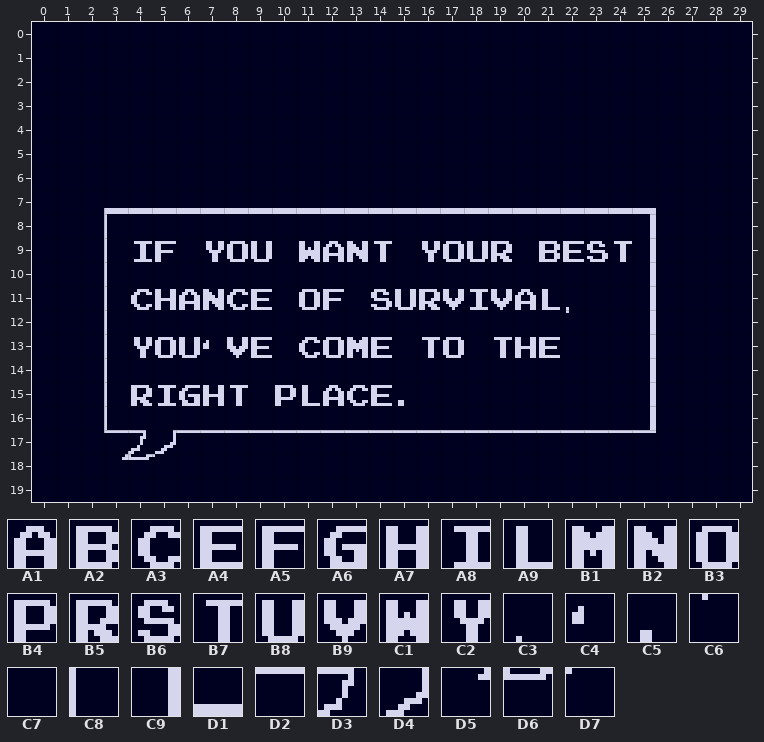
Tiled map, stored at diaFour.tmx. Above, as it was before the edit.
Cells are 8x8 px. Shown: x 0..29, y 0..19.
Key: from "dialogueFont": A1 96, A2 97, A3 98, A4 100, A5 101, A6 102, A7 103, A8 104, A9 107, B1 108, B2 128, B3 129, B4 130, B5 132, B6 133, B7 134, B8 135, B9 136, C1 137, C2 139, C3 161, C4 163, C5 165, C6 193, C7 195, C8 227, C9 292, D1 296, D2 357, D3 358, D4 359, D5 389, D6 390, D7 391.
__ is an empty cell.
Layer "Tile Layer 1" before, first column x 0:
 0 C7 C7 C7 C7 C7 C7 C7 C7 C7 C7 C7 C7 C7 C7 C7 C7 C7 C7 C7 C7 C7 C7 C7 C7 C7 C7 C7 C7 C7 C7
 1 C7 C7 C7 C7 C7 C7 C7 C7 C7 C7 C7 C7 C7 C7 C7 C7 C7 C7 C7 C7 C7 C7 C7 C7 C7 C7 C7 C7 C7 C7
 2 C7 C7 C7 C7 C7 C7 C7 C7 C7 C7 C7 C7 C7 C7 C7 C7 C7 C7 C7 C7 C7 C7 C7 C7 C7 C7 C7 C7 C7 C7
 3 C7 C7 C7 C7 C7 C7 C7 C7 C7 C7 C7 C7 C7 C7 C7 C7 C7 C7 C7 C7 C7 C7 C7 C7 C7 C7 C7 C7 C7 C7
 4 C7 C7 C7 C7 C7 C7 C7 C7 C7 C7 C7 C7 C7 C7 C7 C7 C7 C7 C7 C7 C7 C7 C7 C7 C7 C7 C7 C7 C7 C7
 5 C7 C7 C7 C7 C7 C7 C7 C7 C7 C7 C7 C7 C7 C7 C7 C7 C7 C7 C7 C7 C7 C7 C7 C7 C7 C7 C7 C7 C7 C7
 6 C7 C7 C7 C7 C7 C7 C7 C7 C7 C7 C7 C7 C7 C7 C7 C7 C7 C7 C7 C7 C7 C7 C7 C7 C7 C7 C7 C7 C7 C7
 7 C7 C7 C7 D1 D1 D1 D1 D1 D1 D1 D1 D1 D1 D1 D1 D1 D1 D1 D1 D1 D1 D1 D1 D1 D1 D1 C7 C7 C7 C7
 8 C7 C7 C7 C8 C7 C7 C7 C7 C7 C7 C7 C7 C7 C7 C7 C7 C7 C7 C7 C7 C7 C7 C7 C7 C7 C9 C7 C7 C7 C7
 9 C7 C7 C7 C8 A8 A5 C7 C2 B3 B8 C7 C1 A1 B2 B7 C7 C2 B3 B8 B5 C7 A2 A4 B6 B7 C9 C7 C7 C7 C7
10 C7 C7 C7 C8 C7 C7 C7 C7 C7 C7 C7 C7 C7 C7 C7 C7 C7 C7 C7 C7 C7 C7 C7 C7 C7 C9 C7 C7 C7 C7
11 C7 C7 C7 C8 A3 A7 A1 B2 A3 A4 C7 B3 A5 C7 B6 B8 B5 B9 A8 B9 A1 A9 C3 C7 C7 C9 C7 C7 C7 C7
12 C7 C7 C7 C8 C7 C7 C7 C7 C7 C7 C7 C7 C7 C7 C7 C7 C7 C7 C7 C7 C7 C7 C6 C7 C7 C9 C7 C7 C7 C7
13 C7 C7 C7 C8 C2 B3 B8 C4 B9 A4 C7 A3 B3 B1 A4 C7 B7 B3 C7 B7 A7 A4 C7 C7 C7 C9 C7 C7 C7 C7
14 C7 C7 C7 C8 C7 C7 C7 C7 C7 C7 C7 C7 C7 C7 C7 C7 C7 C7 C7 C7 C7 C7 C7 C7 C7 C9 C7 C7 C7 C7
15 C7 C7 C7 C8 B5 A8 A6 A7 B7 C7 B4 A9 A1 A3 A4 C5 C7 C7 C7 C7 C7 C7 C7 C7 C7 C9 C7 C7 C7 C7
16 C7 C7 C7 C8 C7 C7 C7 C7 C7 C7 C7 C7 C7 C7 C7 C7 C7 C7 C7 C7 C7 C7 C7 C7 C7 C9 C7 C7 C7 C7
17 C7 C7 C7 D2 D3 D4 D2 D2 D2 D2 D2 D2 D2 D2 D2 D2 D2 D2 D2 D2 D2 D2 D2 D2 D2 D2 C7 C7 C7 C7
18 C7 C7 C7 D5 D6 D7 C7 C7 C7 C7 C7 C7 C7 C7 C7 C7 C7 C7 C7 C7 C7 C7 C7 C7 C7 C7 C7 C7 C7 C7
19 C7 C7 C7 C7 C7 C7 C7 C7 C7 C7 C7 C7 C7 C7 C7 C7 C7 C7 C7 C7 C7 C7 C7 C7 C7 C7 C7 C7 C7 C7
The same view after the edit:
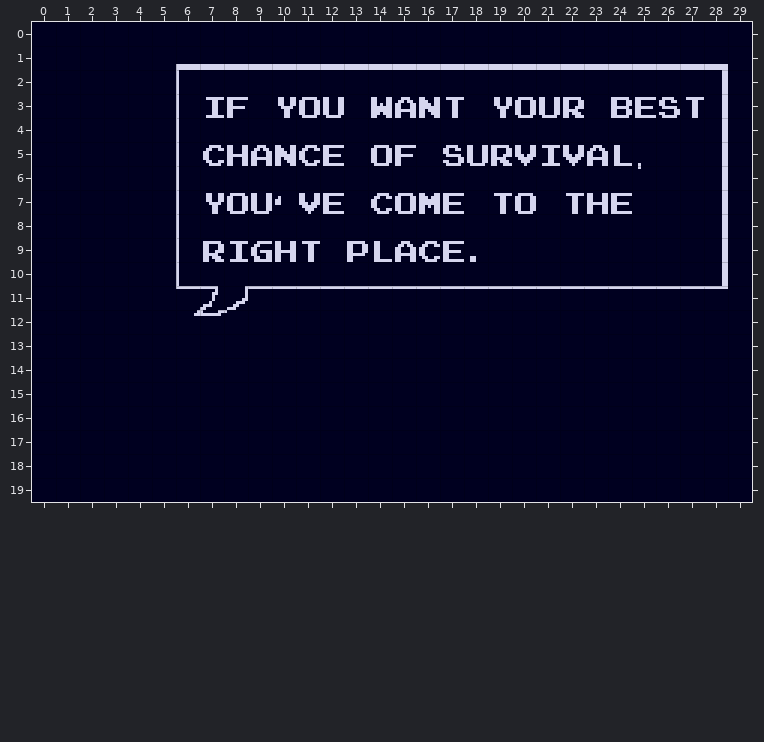
Difference:
Changed rows in their new state; .. is an unchanged cell.
Layer "Tile Layer 1":
first column x 3:
 1 .. .. .. D1 D1 D1 D1 D1 D1 D1 D1 D1 D1 D1 D1 D1 D1 D1 D1 D1 D1 D1 D1 D1 D1 D1
 2 .. .. .. C8 .. .. .. .. .. .. .. .. .. .. .. .. .. .. .. .. .. .. .. .. .. C9
 3 .. .. .. C8 A8 A5 .. C2 B3 B8 .. C1 A1 B2 B7 .. C2 B3 B8 B5 .. A2 A4 B6 B7 C9
 4 .. .. .. C8 .. .. .. .. .. .. .. .. .. .. .. .. .. .. .. .. .. .. .. .. .. C9
 5 .. .. .. C8 A3 A7 A1 B2 A3 A4 .. B3 A5 .. B6 B8 B5 B9 A8 B9 A1 A9 C3 .. .. C9
 6 .. .. .. C8 .. .. .. .. .. .. .. .. .. .. .. .. .. .. .. .. .. .. C6 .. .. C9
 7 C7 C7 C7 C8 C2 B3 B8 C4 B9 A4 C7 A3 B3 B1 A4 C7 B7 B3 C7 B7 A7 A4 C7 .. .. C9
 8 C7 .. .. C8 .. .. .. .. .. .. .. .. .. .. .. .. .. .. .. .. .. .. C7 .. .. C9
 9 C7 C7 C7 C8 B5 A8 A6 A7 B7 C7 B4 A9 A1 A3 A4 C5 C7 .. C7 C7 C7 C7 C7 .. .. C9
10 C7 .. .. C8 .. .. .. .. .. .. .. .. .. .. .. .. .. .. .. .. .. .. C7 .. .. C9
11 C7 C7 C7 D2 D3 D4 D2 D2 D2 D2 D2 D2 D2 D2 D2 D2 D2 D2 D2 D2 D2 D2 D2 D2 D2 D2
12 C7 .. .. D5 D6 D7 .. .. .. .. .. .. .. .. .. .. .. .. .. C7 .. .. C7 .. .. ..
13 C7 C7 C7 C7 C7 C7 C7 .. C7 C7 C7 C7 .. C7 C7 .. C7 C7 C7 .. .. .. C7 .. .. ..
14 C7 .. .. .. .. .. .. .. .. .. .. .. .. .. .. .. .. .. .. .. .. .. C7 .. .. ..
15 C7 C7 C7 C7 C7 C7 .. C7 C7 C7 C7 C7 C7 .. .. .. .. .. .. .. .. .. C7 .. .. ..
16 C7 .. .. .. .. .. .. .. .. .. .. .. .. .. .. .. .. .. .. .. .. .. C7 .. .. ..
17 C7 C7 C7 C7 C7 C7 C7 C7 C7 C7 C7 C7 C7 C7 C7 C7 C7 C7 C7 C7 C7 C7 C7 .. .. ..
18 C7 C7 C7 .. .. .. .. .. .. .. .. .. .. .. .. .. .. .. .. .. .. .. .. .. .. ..
